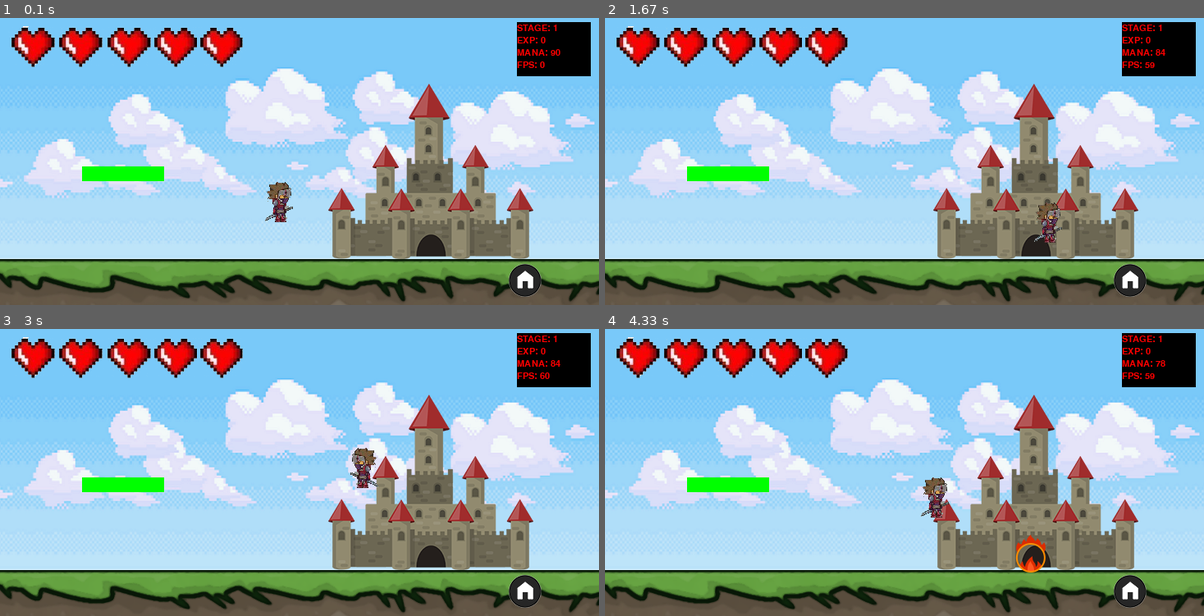
Above: before the commit, frames 1-4 (two rows, left to right).
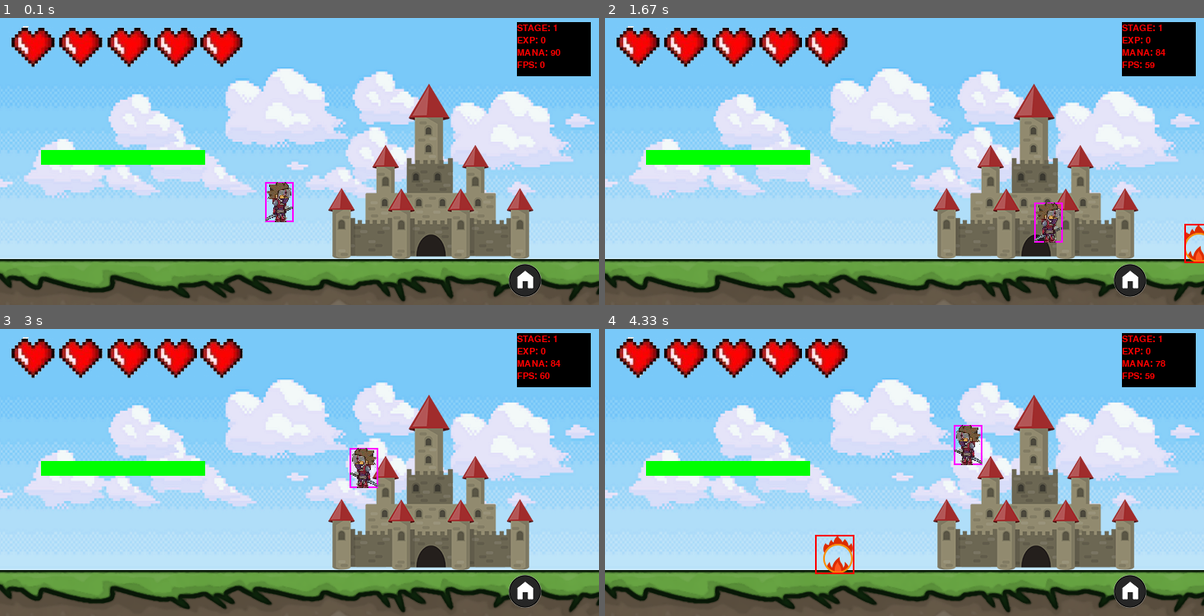
Above: after the commit, the same moments.

Repository: Aless-FG/pyGameTest
Game: pygame game, started from item.py
Two runs of this game, one before a commit and one after it. Both use one fixed random seed, a clock stepped at 60 frames per second and the inputs below.
Inputs:
- Up to frame 1 (0.1 s): no input
- Up to frame 2 (1.67 s): hold M 0.33-0.8 s; hold Right 0.33-0.8 s; hold Right 0.83-1.3 s; tap Space at 0.9, 1.2, 1.4 s; hold Right from 1.33 s (still down)
- Up to frame 3 (3 s): tap Space at 1.7, 1.9, 2.2, 2.47, 2.77, 2.9 s; release Right at 1.8 s; hold Left 1.83-2.37 s; hold Left 2.4-2.8 s; hold Right from 2.83 s (still down)
- Up to frame 4 (4.33 s): tap Space at 3.2, 3.57, 3.87, 4.07 s; release Right at 3.47 s; hold M 3.5-3.97 s; hold Left 3.5-3.97 s; hold Left from 4 s (still down)

The runs differ from the first frame. In frame 1, 2.2% of the frame differs, in the area x 6-50%, y 46-72%; in frame 2, 2.5%; in frame 3, 2.2%; in frame 4, 3.7%, in the area x 6-74%, y 33-86%.

Commit message:
the player cannot use a fireball when standing on a platform

Diff:
--- a/fireball.py
+++ b/fireball.py
@@ -1,12 +1,13 @@
 import pygame
 import main
+
 
 class Fireball(pygame.sprite.Sprite):
     def __init__(self):
         super().__init__()
-        self.direction = main.player.direction # get player position
+        self.direction = main.player.direction  # get player position
         self.pos = main.vec(main.player.pos.x, main.player.pos.y - 20)
-        self.vel = main.vec(4, 3)
+        self.vel = main.vec(0, 2)
 
         if self.direction == "RIGHT":
             self.image = pygame.image.load("png/fireball.png")
@@ -17,16 +18,12 @@
         the center of the fireball's rectangle is positioned at the same location as the player's position.
         """
         self.rect = self.image.get_rect(center=self.pos)
-        self.rect.y = main.player.pos.y
-        if main.player.direction == "RIGHT":
-            self.rect.x = main.player.pos.x
-        else:
-            self.rect.x = main.player.pos.x - 60
+        self.rect.y = main.player.pos.y - 40
 
 
     def fire(self):
 
-        main.player.magic_cooldown = 0 # the player cannot fire another firebatt till the previous one exits screen
+        main.player.magic_cooldown = 1  # the player cannot fire another firebatt till the previous one exits screen
         # Runs while the fireball is still within the screen w/ extra margin
         """
         As long as the fireball is within the range of -10 and 710, keep drawing and moving the fireball forward
@@ -40,10 +37,12 @@
                 main.displaysurface.blit(self.image, self.rect)
 
             if self.direction == "RIGHT":
-                self.pos.x += self.vel.x
+                self.pos.x += 5
                 self.gravity_check()
             else:
-                self.pos.x -= self.vel.x
+
+                self.pos.x -= 5
+                print("siu2")
                 self.gravity_check()
 
             self.rect.center = self.pos
@@ -55,25 +54,22 @@
 
     def gravity_check(self):
 
-
-            # Detect collisions with the ground objects
+        # Detect collisions with the ground objects
         hits = pygame.sprite.spritecollide(main.fireball, main.ground_group, False)
         pl_hits = pygame.sprite.spritecollide(main.fireball, main.platform_group, False)
-        print(len(pl_hits))
 
         if self.vel.y > 0:
             if len(hits) == 2:
                 lowest = hits[0]
                 if self.pos.y < lowest.rect.top:
-
-                    self.pos.y = lowest.rect.top - 20 # Align the fireball with the top of the ground object
+                    print(lowest.rect.top)
+                    self.pos.y = lowest.rect.top - 20  # Align the fireball with the top of the ground object
                     self.vel.y = 0  # Stop the fireball from moving vertically
             elif pl_hits:
                 lowest = pl_hits[0]
-                self.pos.y = lowest.rect.top - 20  # Align the fireball with the top of the ground object
+                self.pos.y = lowest.rect.top   # Align the fireball with the top of the ground object
                 self.vel.y = 0  # Stop the fireball from moving vertically
-            self.vel.y += 0.2
-
+            self.vel.y += 0.7
 
         # Update the position based on the new velocity
         self.pos += self.vel
--- a/main.py
+++ b/main.py
@@ -7,7 +7,6 @@
 from enemy import Enemy
 from tkinter import Tk, Button
 from healthbar import HealthBar
-from item import Item
 from fireball import Fireball
 from pform import Platform
 from stagedisplay import StageDisplay
@@ -132,6 +131,7 @@
 
     def update(self):  # This function is in charge of changing the movement frame of the Player if he's moving.
         if cursor.wait == 1: return
+        pygame.draw.rect(displaysurface, (255, 0, 0), self.rect, 5)
         if self.move_frame > 6:
             self.move_frame = 0
             return
@@ -206,11 +206,14 @@
 
         # Check to see if payer is in contact with the ground
         hits = pygame.sprite.spritecollide(self, ground_group, False)
-
+        pl_hits = pygame.sprite.spritecollide(self, platform_group, False)
         self.rect.x -= 1
 
         # If touching the ground, and not currently jumping, cause the player to jump.
         if hits and not self.jumping:
+            self.jumping = True
+            self.vel.y = -12
+        elif pl_hits and not self.jumping:
             self.jumping = True
             self.vel.y = -12
 
@@ -234,7 +237,7 @@
         """
         if self.vel.y > 0:
             if hits:  # will run if the hits variable recorded a collision between the player and ground
-
+                self.magic_cooldown = 1
                 """
                 selects the first ground object from the list of hits.
                 The assumption here is that the first ground object in the list is the one closest to the player's current position along the y-axis.
@@ -244,7 +247,8 @@
                     self.pos.y = lowest.rect.top + 1  # sets the player's y-coordinate to just above the top of the ground object, effectively preventing the player from falling through the ground.
                     self.vel.y = 0  # sets the player's vertical velocity to 0, effectively stopping any downward movement due to gravity.
                     self.jumping = False
-            elif pl_hits:
+            elif pl_hits: # player is on a platform
+                self.magic_cooldown = 0
                 lowest = pl_hits[0]
                 if self.pos.y < lowest.rect.bottom:  # checks if the player's y-coordinate (vertical position) is higher (less than) the bottom y-coordinate of the lowest ground object's bounding rectangle.
                     self.pos.y = lowest.rect.top + 1  # sets the player's y-coordinate to just above the top of the ground object, effectively preventing the player from falling through the ground.
@@ -425,7 +429,7 @@
     cursor.hover()
     castle.update()
     p1.render()
-
+    pygame.draw.rect(displaysurface, (255, 0, 255), player.rect, 2)
     """
     render the player after the castle.
     Otherwise if you move the Player over to castle, the castle will render itself over the Player, hiding it.
@@ -459,6 +463,8 @@
 
     for fb in fireballs:
         fb.fire()
+        pygame.draw.rect(displaysurface, (255, 0, 0), fb.rect, 2)
+
 
     for b in bolts:
         b.fire()
@@ -520,14 +526,14 @@
 
             if event.key == pygame.K_SPACE:
                 player.jump()
-            if event.key == pygame.K_m: # use m key to fire (no cooldown is more fun :) )
+            if event.key == pygame.K_m : # use m key to fire (no cooldown is more fun :) )
                 if player.mana >= 6: # it costs 6 mana to fire
                     player.mana -= 6
                     player.attacking = True
                     fireball = Fireball()
-
                     fireballs.add(fireball)
                     ground_group.add(fireball)
+
                     mmanager.playsound(fireball_sound, 0.3)
             if event.key == pygame.K_RETURN:
                 if player.attacking == False:
@@ -535,6 +541,7 @@
                     player.attacking = True
                 player.update()
 
+
     FPS_CLOCK.tick(FPS)  # limits fps to 60
 
     """
--- a/pform.py
+++ b/pform.py
@@ -7,9 +7,9 @@
 class Platform(pygame.sprite.Sprite):
     def __init__(self):
         super().__init__()
-        self.surf = pygame.Surface((100, 18))
+        self.surf = pygame.Surface((200, 18))
         self.surf.fill((0,255,0))
-        self.rect = self.surf.get_rect(center = (150,190))
+        self.rect = self.surf.get_rect(center = (150,170))
         self.hide = False
 
     def render(self):
